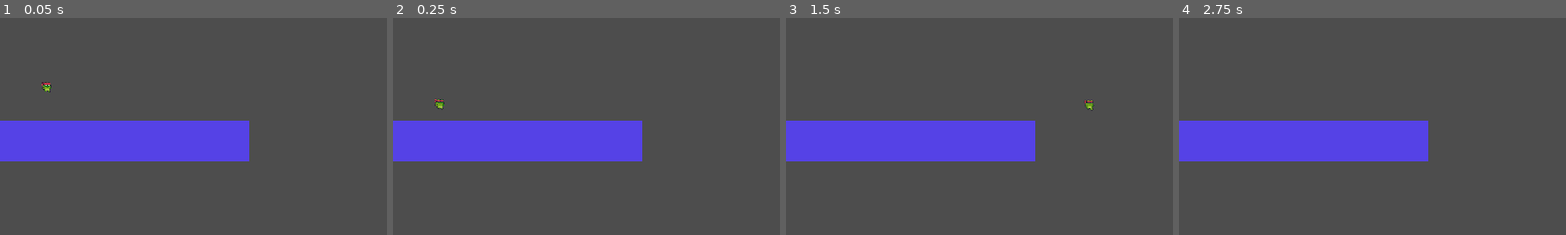
Above: before the commit, frames 1-4 (left to right).
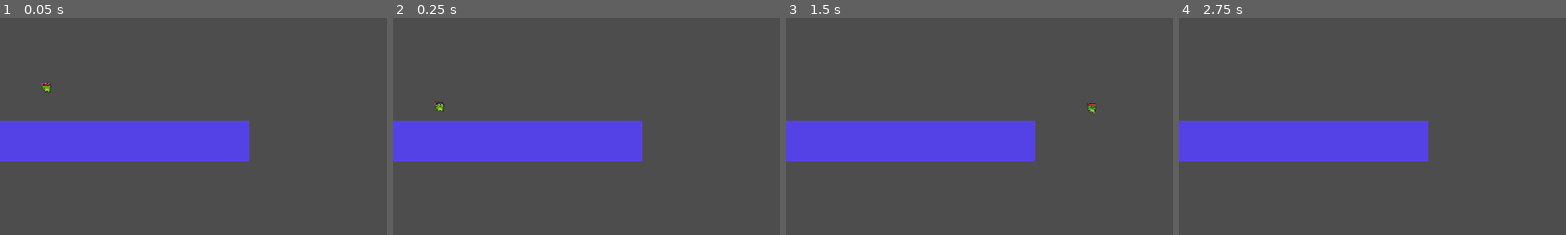
Above: after the commit, the same moments.

Repository: Akantonio/Summer2024Godot
Game: Godot game, scene res://test/test.tscn
Same seed, same stepped clock (60 frames per second), same inputs: the game is played once before the commit and once after it.
Inputs:
- Up to frame 1 (0.05 s): no input
- Up to frame 2 (0.25 s): no input
- Up to frame 3 (1.5 s): tap Enter at 0.5 s; hold Right (keyboard_right) from 0.53 s (still down); tap X (keyboard_attack) at 0.6 s; tap Z (keyboard_jump) at 0.77 s; tap C (keyboard_dash) at 1.35 s
- Up to frame 4 (2.75 s): tap Z (keyboard_jump) at 1.52 s; tap Space at 2 s; release Right (keyboard_right) at 2.03 s; hold Left (keyboard_left) from 2.03 s (still down); tap X (keyboard_attack) at 2.1 s
The pictures show only the part of the screen within x 50-99%, y 50-100%; the shares and areas given below are measured in that part.

The runs differ from the first frame. In frame 1, less than 0.1% of the frame differs, in the area x 10-14%, y 29-35%; in frame 2, 0.1%; in frame 3, 0.1%, in the area x 77-81%, y 37-45%; in frame 4, nothing differs.

Commit message:
fixed player animations part 2

Diff:
--- a/player/player.gd
+++ b/player/player.gd
@@ -27,7 +27,6 @@
 		$Area2D/CollisionShape2D.disabled = true
 
 func _physics_process(delta):
-	move_and_slide()
 	if Input.is_action_just_pressed("keyboard_dash"):
 		dash.start_dash(dashlength)
 		#TODO add dash animation
@@ -41,15 +40,19 @@
 
 		#Run and idle animations
 	if (velocity.x > 1 || velocity.x < -1):
-		if not $Sprite2D.animation == "run" :
-			$Sprite2D.animation = "run"
+		#if not $Sprite2D.animation == "run" :
+			#$Sprite2D.animation = "run"
+			#$Sprite2D.animation.play()
+			$Sprite2D.play("run")
 	else:
-		$Sprite2D.animation = "idle"
+		#if not $Sprite2D.animation == "idle" :
+			#$Sprite2D.animation = "idle"
+			$Sprite2D.play("idle")
 
 	# Add the gravity.
 	if not is_on_floor():
 		velocity.y += gravity * delta
-		if velocity.y < 1:
+		if velocity.y < 0:
 			$Sprite2D.animation = "jump"
 		else:
 			$Sprite2D.animation = "fall"
@@ -67,14 +70,13 @@
 	else:
 		velocity.x = move_toward(velocity.x, 0, speed)
 
-
-
 	#check if the player has moved in a direction and update it accordingly
 
 	if velocity.x != 0:
 		isLeft = velocity.x < 0
 
 	$Sprite2D.flip_h = isLeft
+	move_and_slide()
 
 func _on_hurt_box_area_entered(area):
 	if area.name == "hitBox":
--- a/player/player.tscn
+++ b/player/player.tscn
@@ -210,8 +210,7 @@
 [node name="Sprite2D" type="AnimatedSprite2D" parent="."]
 texture_filter = 1
 sprite_frames = SubResource("SpriteFrames_xndvy")
-animation = &"idle"
-frame_progress = 0.945647
+animation = &"fall"
 
 [node name="CollisionShape2D" type="CollisionShape2D" parent="."]
 position = Vector2(0, 2)
